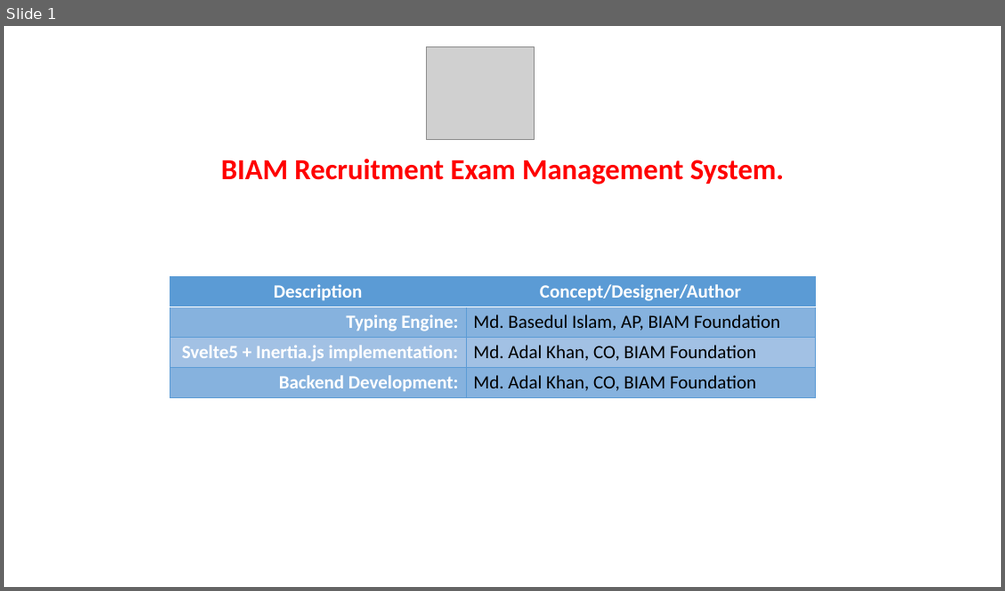
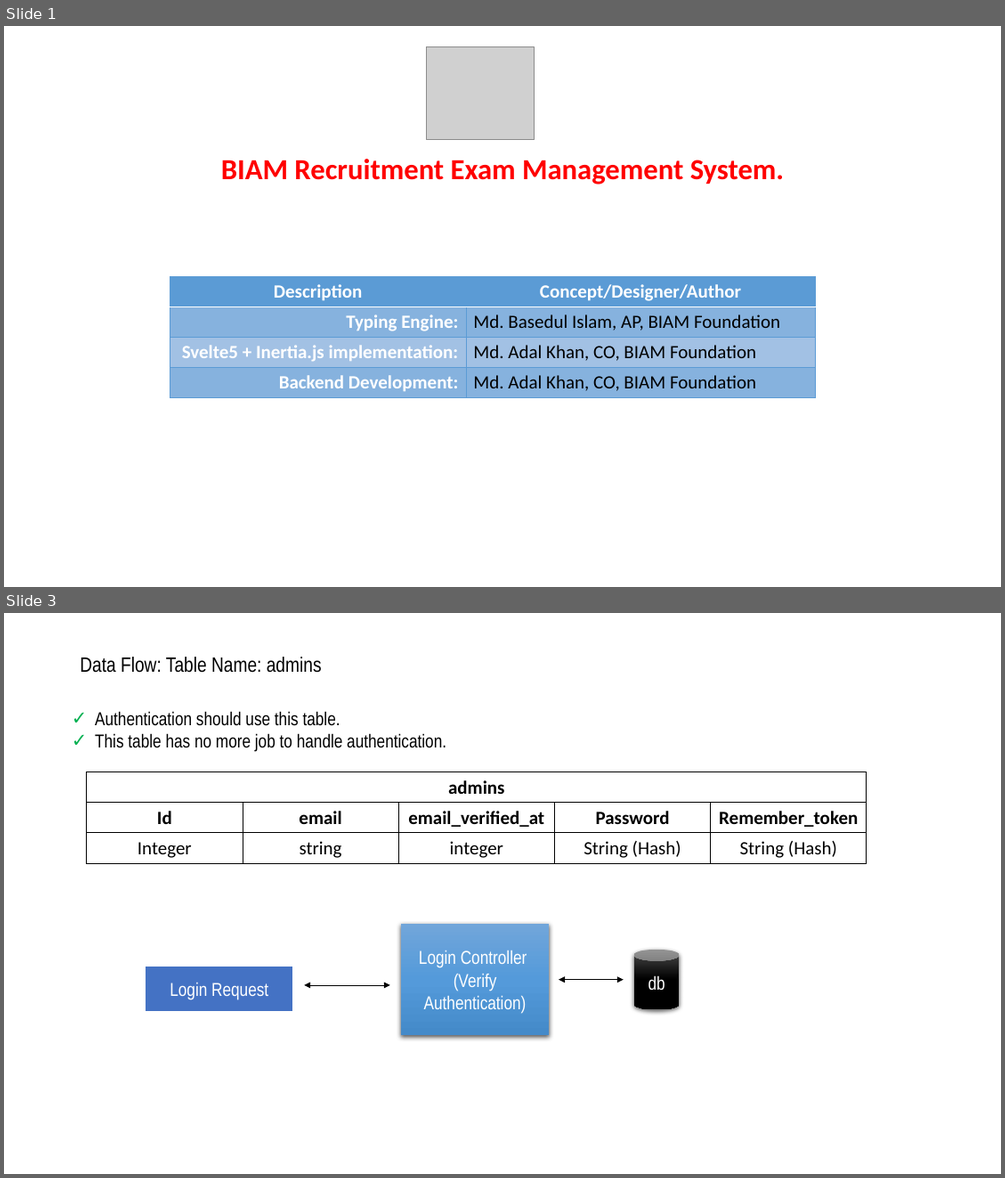
Before and after one commit to mdadalkhan/Code, a slide deck: projects/brems/Overview.pptx. Shown one above the other, each under a label of ours: slide 1 before the commit, slides 1 and 3 after it; the slides between them are not shown. The pictures are 1005x591 and 1005x1178 pixels, drawn with LibreOffice and Linux fonts; fonts in the diff are those of the drawing; grey boxes stand for pictures. Boxes give left, top, right and bottom in pixels: in the first picture for what was removed or moved away, otherwise in the second. Text is boxed around its words. In the diff, an @@ line names an element or a change of style, - is before the commit and + after.

```diff
--- a/projects/brems/Overview.pptx
+++ b/projects/brems/Overview.pptx
@@ slide 3 added at box(4, 613, 1001, 1174), background #FFFFFF @@
@@ title added at box(80, 657, 322, 673), 20 pt, text #000000 @@
+Data Flow: Table Name: admins
@@ text added at box(95, 711, 446, 752), 18 pt, text #000000 @@
+✓ Authentication should use this table.
+✓ This table has no more job to handle authentication.
@@ table added at box(86, 772, 867, 863), 3 rows, 5 columns @@
+admins |  |  |  | 
+Id | email | email_verified_at | Password | Remember_token
+Integer | string | integer | String (Hash) | String (Hash)
@@ rectangle added at box(401, 924, 550, 1035), fill gradient #71A6DB to #559BDB to #448ACA, 18 pt, text #FFFFFF @@
+Login Controller
+(Verify Authentication)
@@ cylinder added at box(633, 949, 680, 1010), fill gradient #4B4B4B to #000000, 18 pt, text #FFFFFF @@
+db
@@ rectangle added at box(146, 966, 294, 1013), fill #4472C4, outline #FFFFFF 1.5 pt, 18 pt, text #FFFFFF @@
+Login Request
@@ double arrow added from (304, 985) to (390, 985), #000000 0.5 pt @@
@@ double arrow added from (558, 980) to (623, 980), #000000 0.5 pt @@
```
Also in this commit, not shown: 1 slide changed, 2 other slides added, 5 other files.
